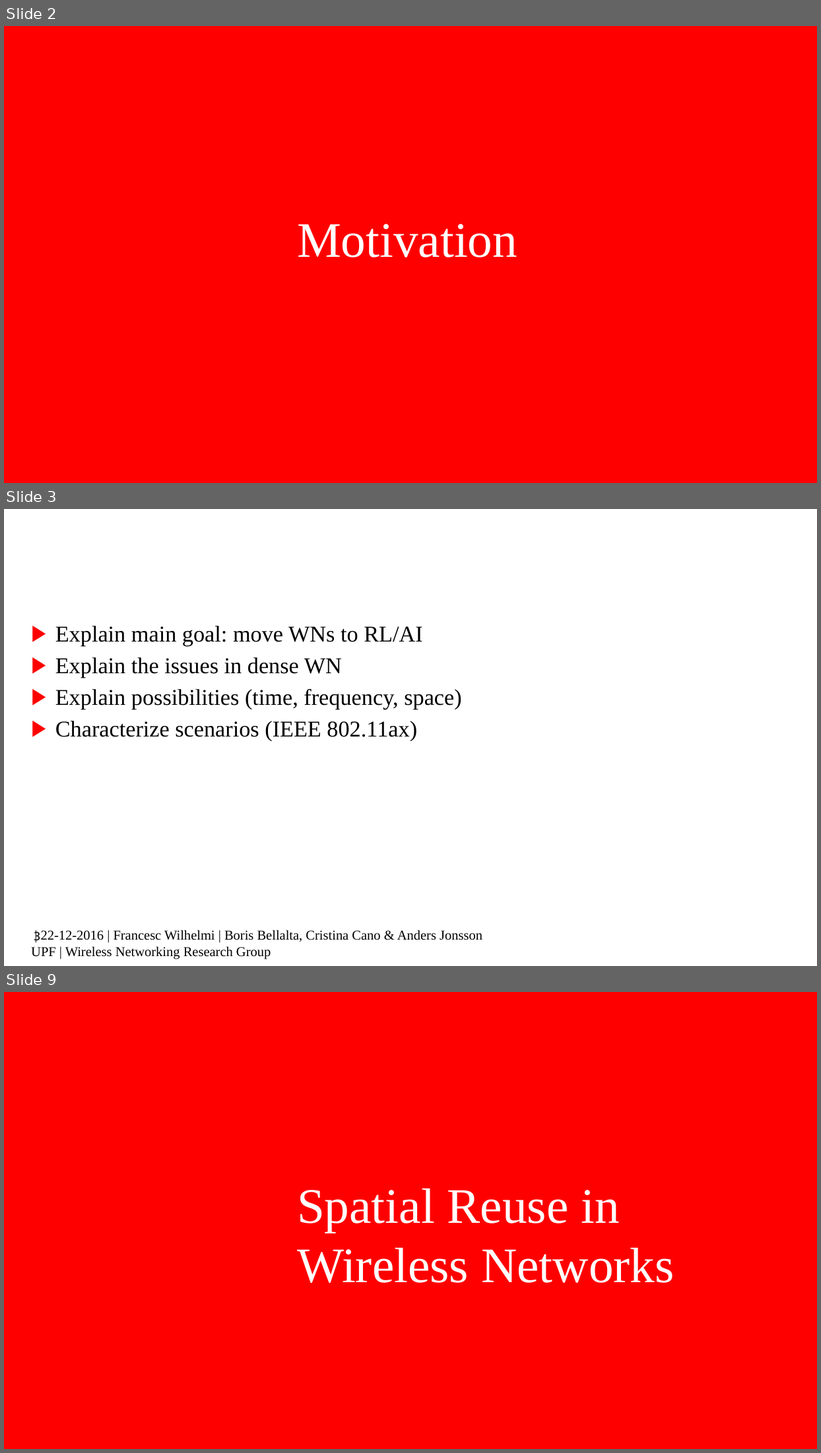
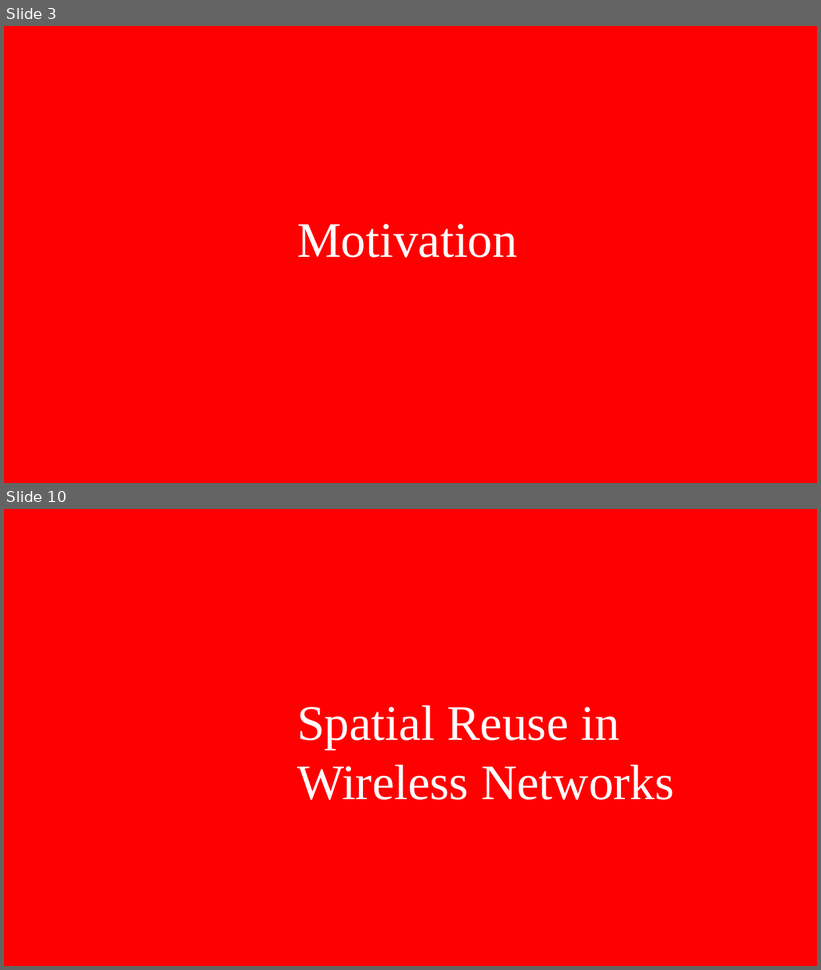
Before and after one commit to BelmY/thesis_proposal, a slide deck: Presentation/thesis_proposal.pptx. Shown one above the other, each under a label of ours: slides 2, 3 and 9 before the commit, slides 3 and 10 after it; the slides between them are not shown. The pictures are 821x1453 and 821x970 pixels, drawn with LibreOffice and Linux fonts; fonts in the diff are those of the drawing; background and template pictures are left out. Boxes give left, top, right and bottom in pixels: in the first picture for what was removed or moved away, otherwise in the second. Text is boxed around its words. In the diff, an @@ line names an element or a change of style, - is before the commit and + after.

Commit message:
Reviewed version (Boris)

```diff
--- a/Presentation/thesis_proposal.pptx
+++ b/Presentation/thesis_proposal.pptx
@@ slide 3 removed at bbox=[4, 509, 817, 966], background #FFFFFF @@
@@ text removed at bbox=[55, 626, 461, 741] @@
-▶ Explain main goal: move WNs to RL/AI
-▶ Explain the issues in dense WN
-▶ Explain possibilities (time, frequency, space)
-▶ Characterize scenarios (IEEE 802.11ax)
@@ text removed at bbox=[31, 930, 482, 960] @@
-| 22-12-2016 | Francesc Wilhelmi | Boris Bellalta, Cristina Cano & Anders Jonsson
-UPF | Wireless Networking Research Group
@@ page number removed at bbox=[34, 931, 41, 943] @@
-3
@@ what was slide 2 is now slide 3 @@
@@ what was slide 9 is now slide 10 @@
```
Also in this commit, not shown: 4 slides changed, 26 slides added, 10 other slides removed, 27 other files.
